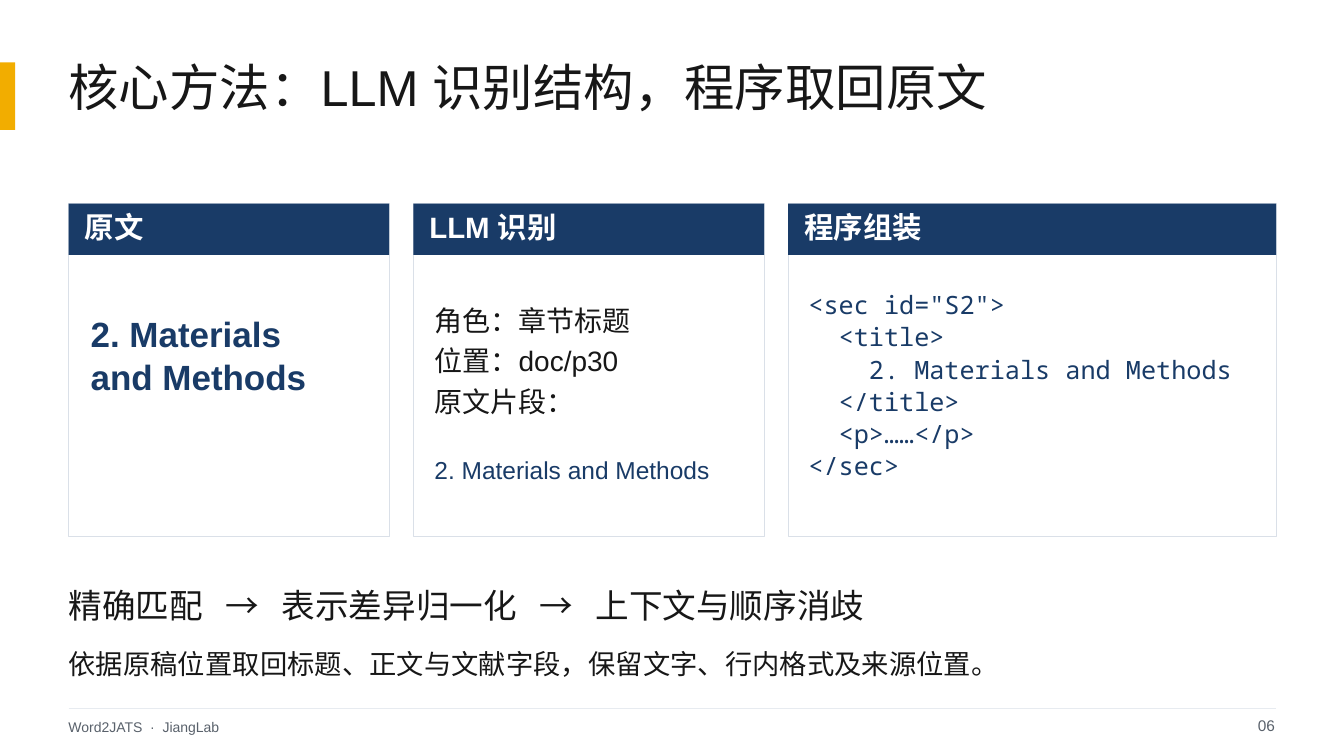
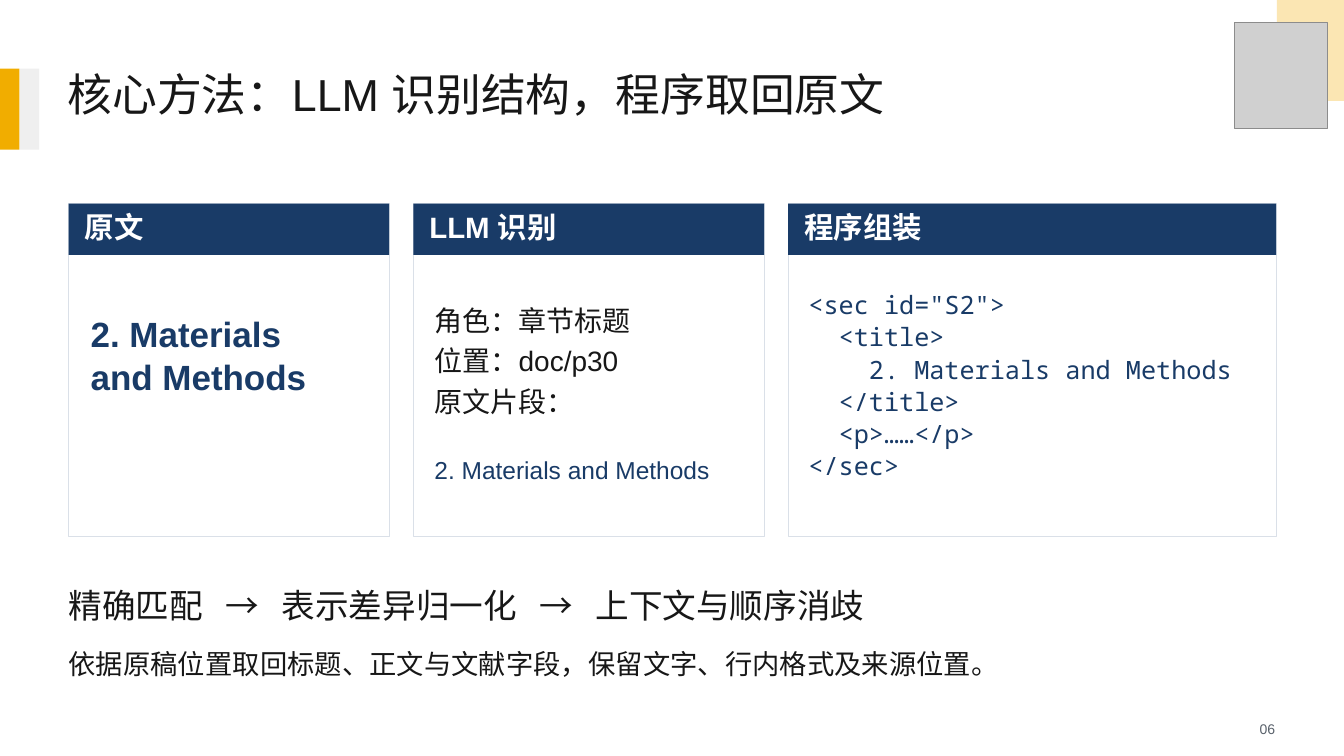
Before and after one commit to Deng-GuiFeng/Word2JATS, a slide deck: slide 6 of 决赛提交/JiangLab-决赛答辩.pptx. Drawn at 1344x756 pixels with LibreOffice and Linux fonts; fonts in the diff are those of the drawing; grey boxes stand for pictures. Boxes give left, top, right and bottom in pixels: in the first picture for what was removed or moved away, otherwise in the second. Text is boxed around its words. In the diff, an @@ line names an element or a change of style, - is before the commit and + after.

Commit message:
fix: restore competition slide template and align finals presentation with original brief

```diff
--- a/决赛提交/JiangLab-决赛答辩.pptx
+++ b/决赛提交/JiangLab-决赛答辩.pptx
@@ picture added at [1235, 22, 1328, 129] @@
@@ freeform shape added at [1277, 0, 1344, 101], fill #FBE6B3 @@
@@ rectangle: place and size @@
-rectangle at [0, 63, 15, 130]
+rectangle at [0, 69, 19, 150]
@@ rectangle at [0, 69, 19, 150]: fill #F2AD00 to #F1AD00 @@
@@ rectangle added at [19, 69, 38, 150], fill #EFEFEF @@
@@ text "核心方法：LLM 识别结构，程序取回原文": place and size @@
-text "核心方法：LLM 识别结构，程序取回原文" at [69, 63, 987, 111]
+text "核心方法：LLM 识别结构，程序取回原文" at [68, 73, 885, 116]
@@ text "核心方法：LLM 识别结构，程序取回原文" at [68, 73, 885, 116]: size 36 to 32 pt; line spacing 42.5pt to 37.8pt @@
@@ line removed from (69, 709) to (1276, 709) @@
@@ text removed at [68, 722, 220, 735] @@
-Word2JATS · JiangLab
@@ text "06" at [1260, 724, 1276, 734]: size 11 to 10 pt; line spacing 13pt to 11.8pt @@
```
Also in this commit, not shown: 11 other slides changed, 1 slide added, 4 other files.
